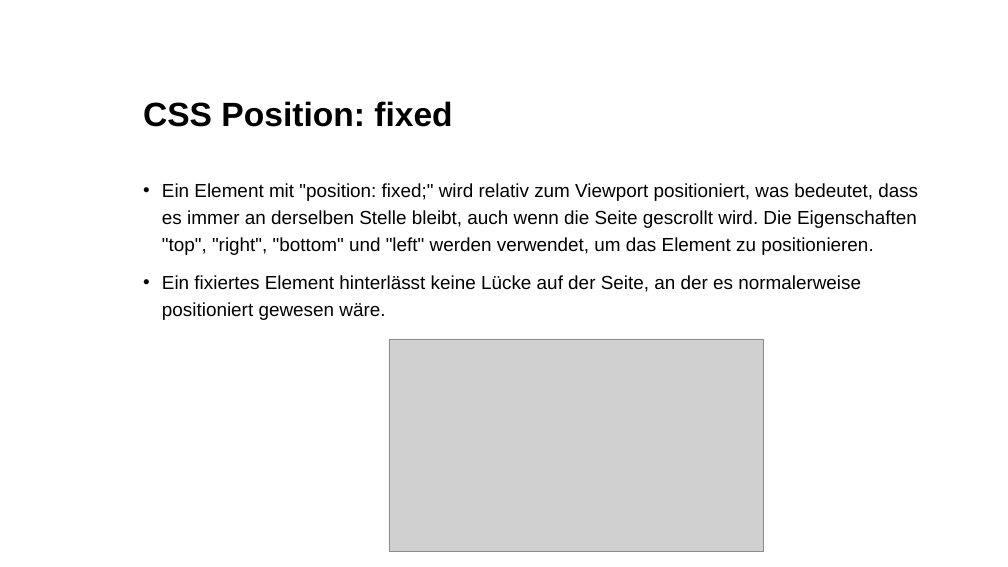
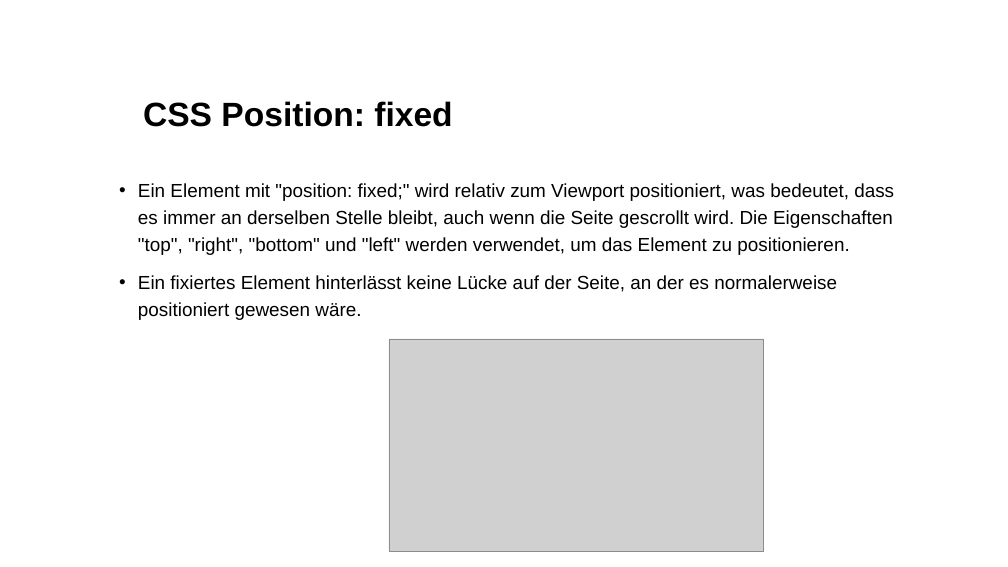
Before and after one commit to kodo89/Webentwicklung_23_24, a slide deck: slide 20 of 3. CSS/Slides/CSS Grundlagen 2.pptx (slide 18 before the commit). Drawn at 1008x567 pixels with LibreOffice and Linux fonts; fonts in the diff are those of the drawing; grey boxes stand for pictures; background and template pictures are left out. Boxes give left, top, right and bottom in pixels: in the first picture for what was removed or moved away, otherwise in the second. Text is boxed around its words. In the diff, an @@ line names an element or a change of style, - is before the commit and + after.

```diff
--- a/3. CSS/Slides/CSS Grundlagen 2.pptx
+++ b/3. CSS/Slides/CSS Grundlagen 2.pptx
@@ text "Ein Element mit "position: fixed;" ...": place and size @@
-text "Ein Element mit "position: fixed;" ..." at (162, 183, 918, 320)
+text "Ein Element mit "position: fixed;" ..." at (138, 183, 894, 320)
```
Also in this commit, not shown: 6 other slides changed, 15 slides added, 15 other files.
